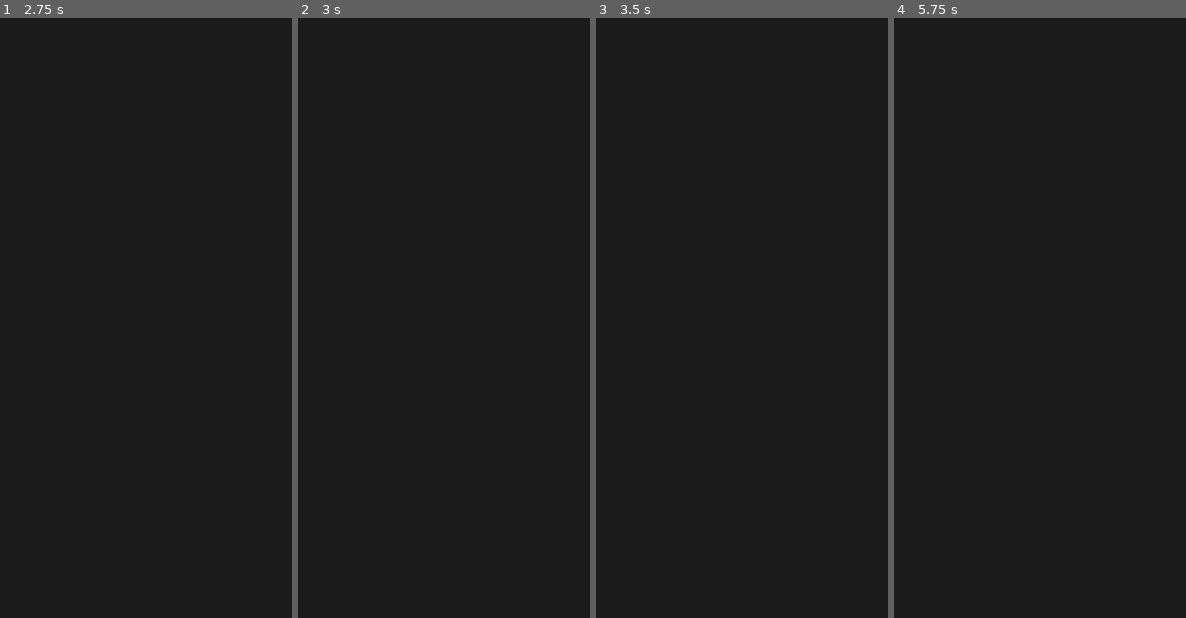
Above: before the commit, frames 1-4 (left to right).
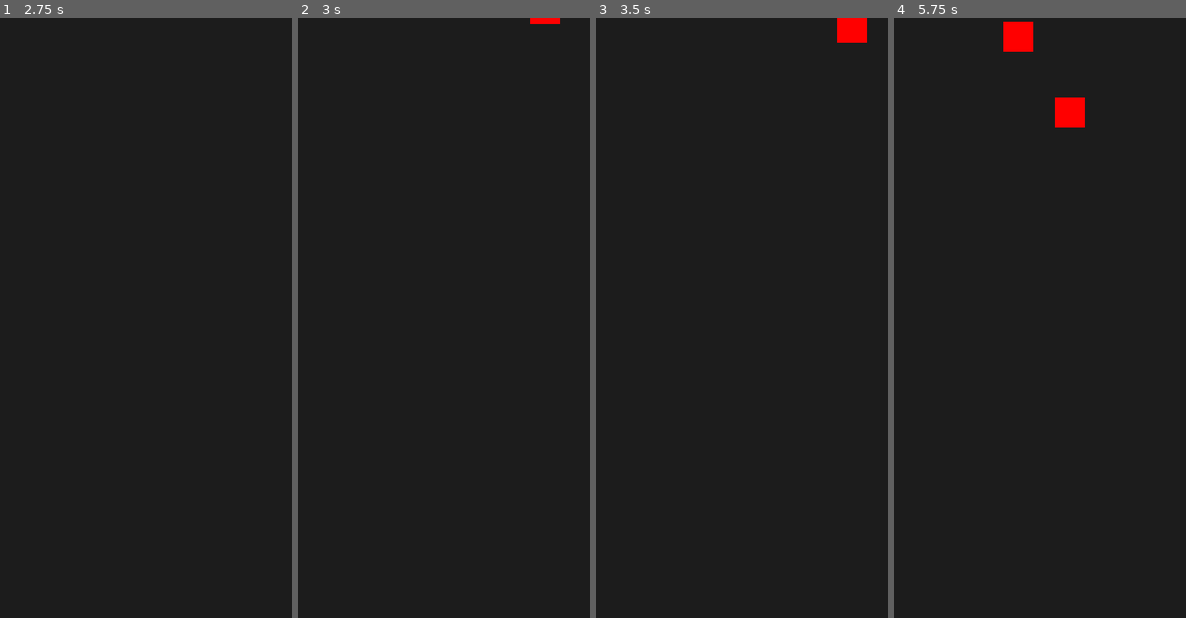
Above: after the commit, the same moments.

Repository: jbachurski/arkadiusz
Game: Godot game, scene res://game.tscn
The game is run twice, just before and just after one commit, with the same random seed, the same clock (stepped at 60 frames per second) and the same inputs.
Inputs:
- Up to frame 1 (2.75 s): tap Enter at 0.5 s; hold Right (right) 0.53-1.28 s; hold Down (down) 1.28-2.03 s; tap Space at 2 s; hold Right (right) from 2.03 s (still down)
- Up to frame 2 (3 s): tap Enter at 2.75 s; release Right (right) at 2.78 s; hold Up (up) from 2.78 s (still down)
- Up to frame 3 (3.5 s): keep holding Up (up)
- Up to frame 4 (5.75 s): release Up (up) at 3.53 s; hold Left (left) 3.53-5.03 s; tap Space at 4.25 s; hold Down (down) from 5.03 s (still down)

Frame 1 is identical in both runs. In frame 2, 0.1% of the frame differs, in the area x 79-90%, y 0-1%; in frame 3, 0.4%; in frame 4, 1.0%, in the area x 37-66%, y 0-19%.

Commit message:
Add angry squares

Diff:
--- /dev/null
+++ b/enemies.gd
@@ -0,0 +1,26 @@
+extends CanvasGroup
+
+
+const ENEMY_NODE = preload("res://enemy.tscn")
+const TIME_TO_MOB = 2.0
+@export var mob_timer: float = 0.0
+var rng = RandomNumberGenerator.new()
+
+
+func reset_mob_timer():
+	mob_timer = 0.0
+
+# Called when the node enters the scene tree for the first time.
+func _ready():
+	reset_mob_timer()
+
+# Called every frame. 'delta' is the elapsed time since the previous frame.
+func _process(delta):
+	mob_timer += delta
+	if mob_timer > TIME_TO_MOB:
+		var e = ENEMY_NODE.instantiate()
+		var size = get_viewport_rect().size
+		var pos = Vector2(rng.randf_range(0, size.x), -0.1 * size.y)
+		e.start(pos)
+		add_child(e)
+		reset_mob_timer()
--- /dev/null
+++ b/enemy.gd
@@ -0,0 +1,15 @@
+extends Node2D
+
+@export var live: float = 0.0
+@export var initial: Vector2
+
+# Called when the node enters the scene tree for the first time.
+func start(pos: Vector2) -> void:
+	initial = pos
+	position = initial
+
+
+# Called every frame. 'delta' is the elapsed time since the previous frame.
+func _process(delta):
+	position = Vector2(initial.x + sin(live) * 70, initial.y + live * 50)
+	live += delta
--- /dev/null
+++ b/enemy.tscn
@@ -0,0 +1,13 @@
+[gd_scene load_steps=2 format=3 uid="uid://cvmh6lx5gl7bw"]
+
+[ext_resource type="Script" path="res://enemy.gd" id="1_bgedf"]
+
+[node name="Enemy" type="Node2D"]
+script = ExtResource("1_bgedf")
+
+[node name="Area2D" type="Area2D" parent="."]
+
+[node name="ColorRect" type="ColorRect" parent="."]
+offset_right = 40.0
+offset_bottom = 40.0
+color = Color(1, 0, 0, 1)
--- a/game.tscn
+++ b/game.tscn
@@ -1,6 +1,7 @@
-[gd_scene load_steps=2 format=3 uid="uid://cggumrix3vtas"]
+[gd_scene load_steps=3 format=3 uid="uid://cggumrix3vtas"]
 
 [ext_resource type="PackedScene" uid="uid://b6tpfym8tlpnl" path="res://player.tscn" id="1_crfkl"]
+[ext_resource type="Script" path="res://enemies.gd" id="2_ufrw2"]
 
 [node name="Game" type="CanvasLayer"]
 
@@ -14,3 +15,6 @@
 
 [node name="Player" parent="." instance=ExtResource("1_crfkl")]
 position = Vector2(300, 700)
+
+[node name="Enemies" type="CanvasGroup" parent="."]
+script = ExtResource("2_ufrw2")
--- a/project.godot
+++ b/project.godot
@@ -19,6 +19,7 @@
 
 window/size/viewport_width=600
 window/size/viewport_height=800
+window/stretch/mode="canvas_items"
 
 [dotnet]
 
Not shown, changed: addons/.DS_Store
